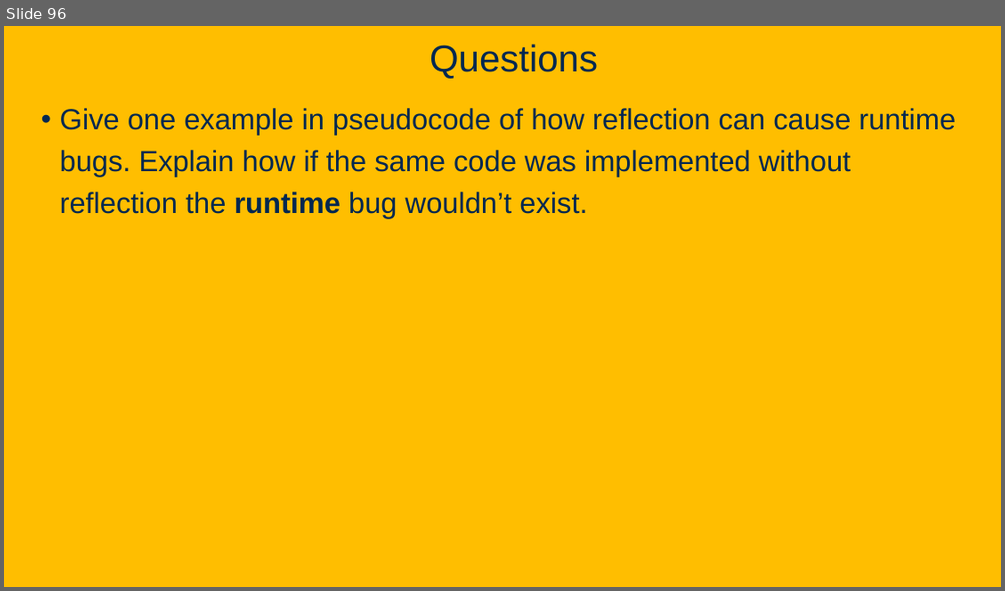
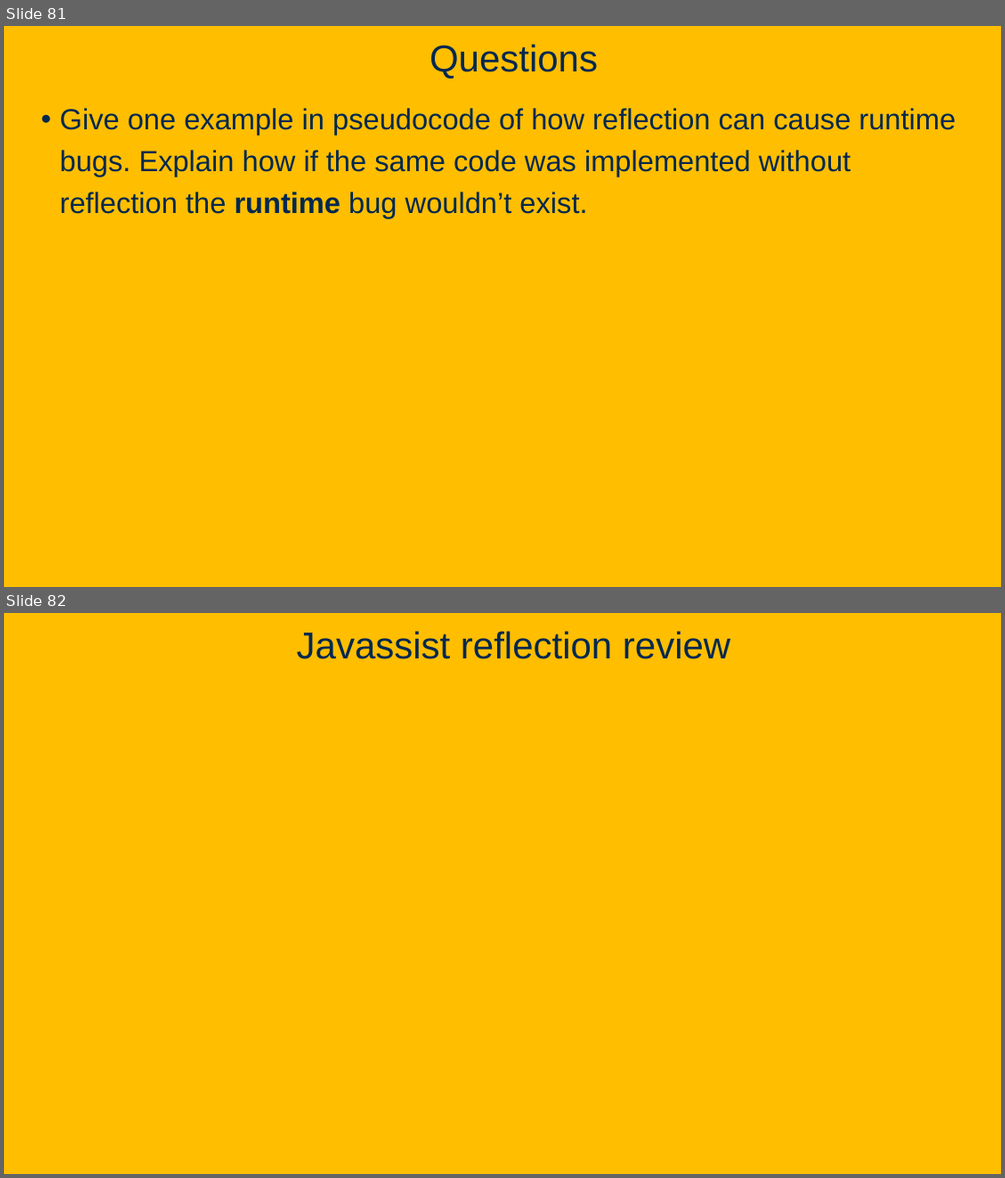
Before and after one commit to davsec-teaching/ecs160-f25, a slide deck: slides/6_software_architecture.pptx. Shown one above the other, each under a label of ours: slide 96 before the commit, slides 81 and 82 after it. The pictures are 1005x591 and 1005x1178 pixels, drawn with LibreOffice and Linux fonts; fonts in the diff are those of the drawing; background and template pictures are left out. Boxes give left, top, right and bottom in pixels: in the first picture for what was removed or moved away, otherwise in the second. Text is boxed around its words. In the diff, an @@ line names an element or a change of style, - is before the commit and + after.

```diff
--- a/slides/6_software_architecture.pptx
+++ b/slides/6_software_architecture.pptx
@@ slide 82 added at box(4, 613, 1001, 1174), background picture (left out) @@
@@ title added at box(297, 631, 730, 659), 36 pt, text #022850 @@
+Javassist reflection review
@@ what was slide 96 is now slide 81 @@
```
Also in this commit, not shown: 2 slides changed, 1 other file.
